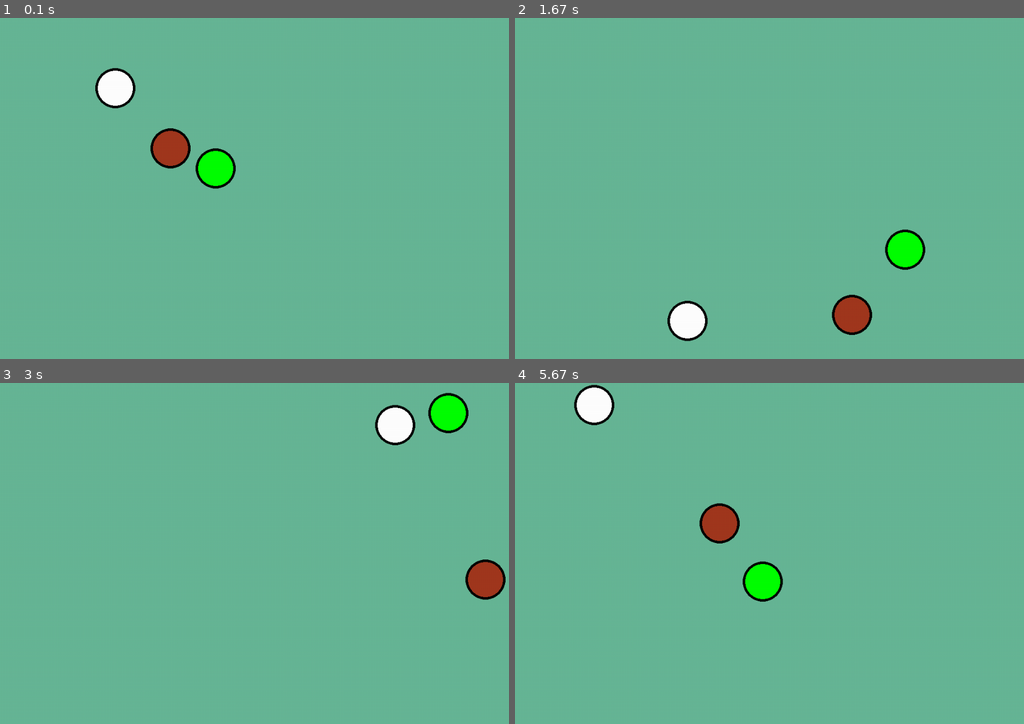
Above: before the commit, frames 1-4 (two rows, left to right).
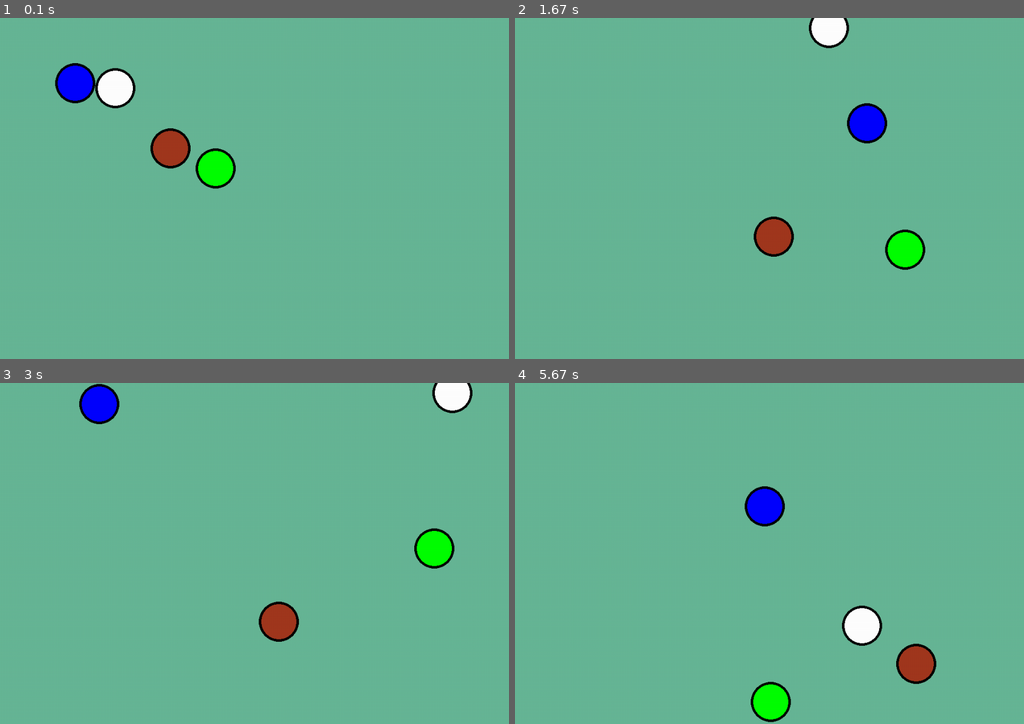
Above: after the commit, the same moments.

Repository: infProgram/inf371_spring2022-Pieces-Ho
Game: pygame game, started from pygameTutorials/classWithDrawing.py
The game is run twice, just before and just after one commit, with the same random seed, the same clock (stepped at 60 frames per second) and the same inputs.
Inputs:
- Up to frame 1 (0.1 s): no input
- Up to frame 2 (1.67 s): no input
- Up to frame 3 (3 s): no input
- Up to frame 4 (5.67 s): no input

The runs differ from the first frame. In frame 1, 0.7% of the frame differs, in the area x 10-19%, y 13-26%; in frame 2, 3.5%; in frame 3, 4.7%; in frame 4, 5.2%, in the area x 11-83%, y 0-100%.

Commit message:
There are four balls here.

Diff:
--- a/pygameTutorials/classWithDrawing.py
+++ b/pygameTutorials/classWithDrawing.py
@@ -46,28 +46,37 @@
 ball001 = OneBall(2,2,320,240,(162,56,31))
 ball002 = OneBall(3,4,200,100,(255,255,255))
 ball003 = OneBall(-2,-3,450,330,(0,255,0))
+ball004 = OneBall(6,2,90,110,(0,0,255))
 isRunning = True
 while isRunning:
   for event in pygame.event.get():
     if (event.type == pygame.KEYDOWN and event.key == pygame.K_ESCAPE) or event.type == pygame.QUIT: sys.exit()
   screen.fill(backgroundColor)
 
-  ball001.draw()
+  ball001.draw()  # How many balls, how many draws and move.
   ball002.draw()
   ball003.draw()
+  ball004.draw()
 
   ball001.move()
   ball002.move()
   ball003.move()
+  ball004.move()
 
-  ball002.collide(ball001)
+  ball002.collide(ball001)  # I realize that more balls more collide for two of them.
   ball001.collide(ball002)
 
   ball003.collide(ball001)
+  ball003.collide(ball002)
   ball001.collide(ball003)
+  ball002.collide(ball003)
 
-  ball003.collide(ball002)
-  ball002.collide(ball003)
+  ball004.collide(ball001)  # Add the fourth ball, more collide
+  ball004.collide(ball002)
+  ball004.collide(ball003)
+  ball001.collide(ball004)
+  ball002.collide(ball004)
+  ball003.collide(ball004)
 
   time.sleep(0.009)
   pygame.display.flip()  # 刷新整个界面显示  # pygame.display.update(_) 刷新指定部分显示
